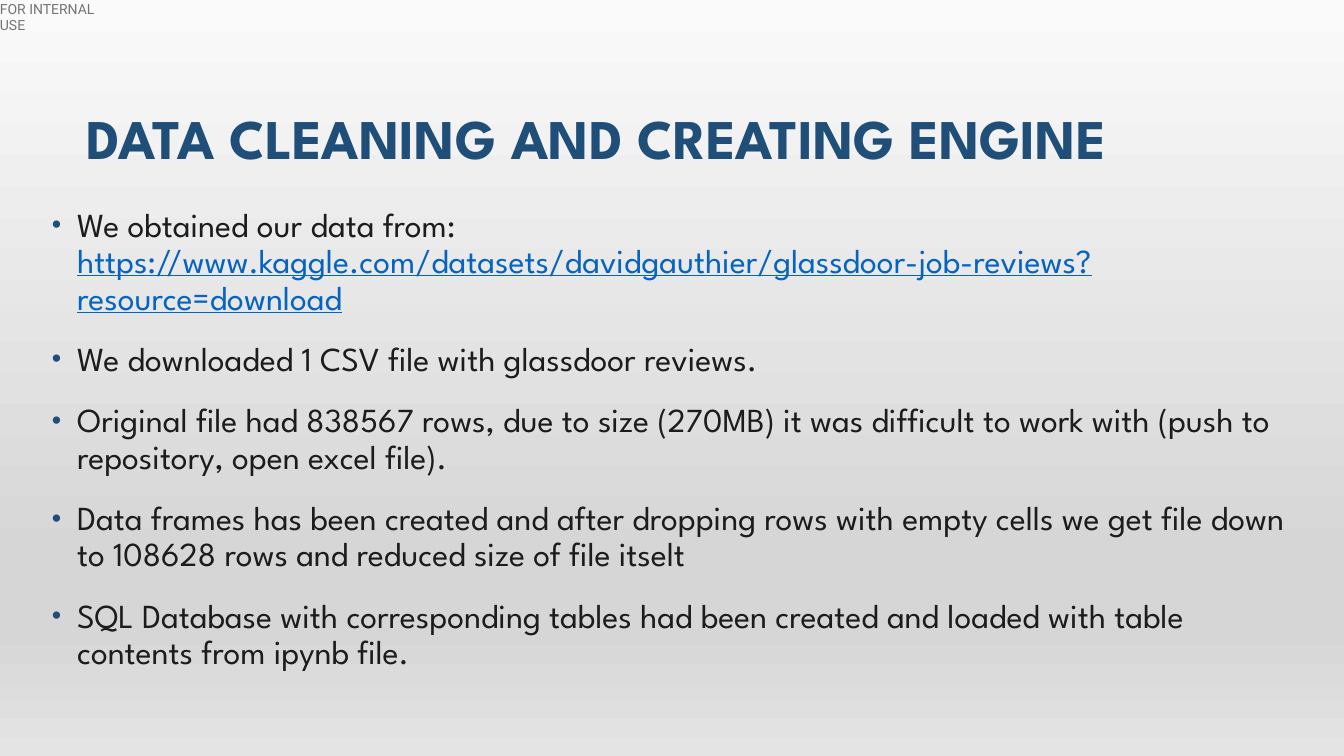
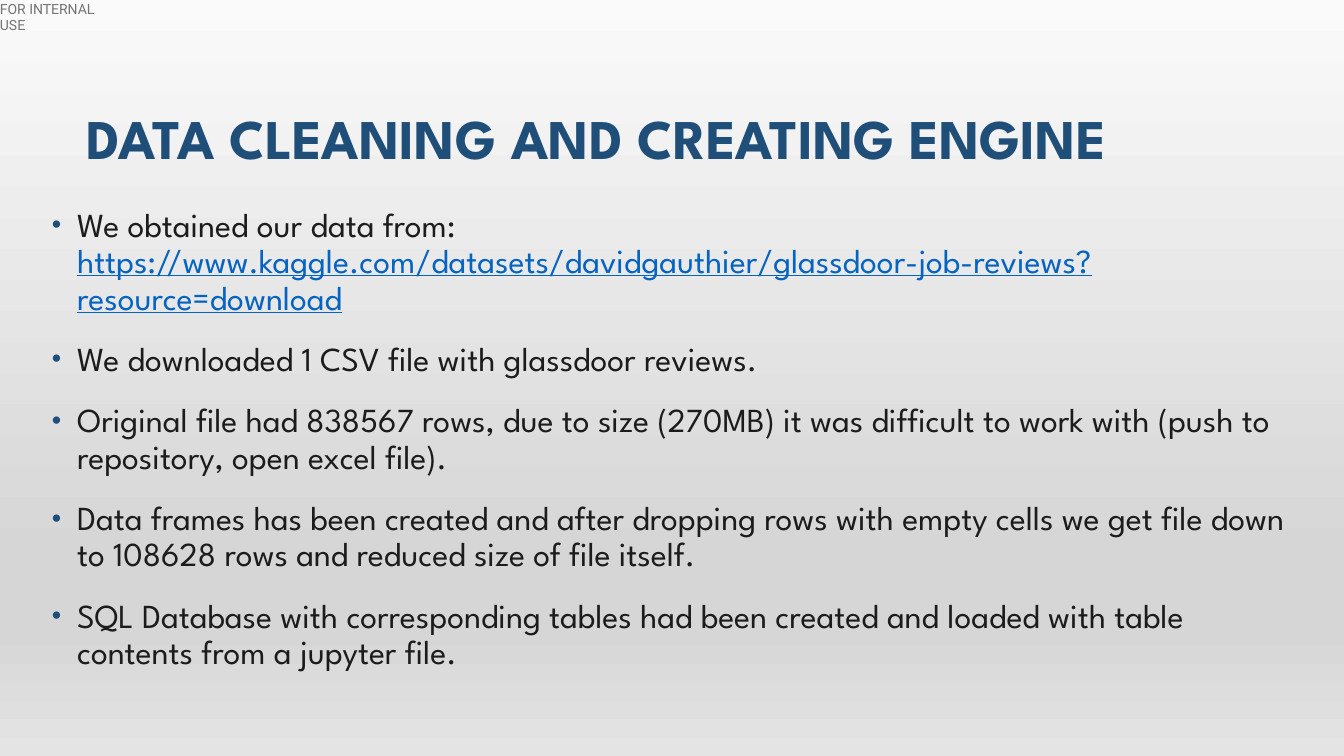
Before and after one commit to hibaa-a/MachineLearning_GlassdoorReviews, a slide deck: slide 4 of glassdoor_presentation.pptx. Drawn at 1344x756 pixels with LibreOffice and Linux fonts; fonts in the diff are those of the drawing. Boxes give left, top, right and bottom in pixels: in the first picture for what was removed or moved away, otherwise in the second. Text is boxed around its words. In the diff, an @@ line names an element or a change of style, - is before the commit and + after.

```diff
--- a/glassdoor_presentation.pptx
+++ b/glassdoor_presentation.pptx
@@ text at <box>77,506,1284,672</box>: text changed @@
-• Data frames has been created and after dropping rows with empty cells we get file down to 108628 rows and reduced size of file itselt
-• SQL Database with corresponding tables had been created and loaded with table contents from ipynb file.
+• Data frames has been created and after dropping rows with empty cells we get file down to 108628 rows and reduced size of file itself.
+• SQL Database with corresponding tables had been created and loaded with table contents from a jupyter file.
```
Also in this commit, not shown: 1 other slide changed.
